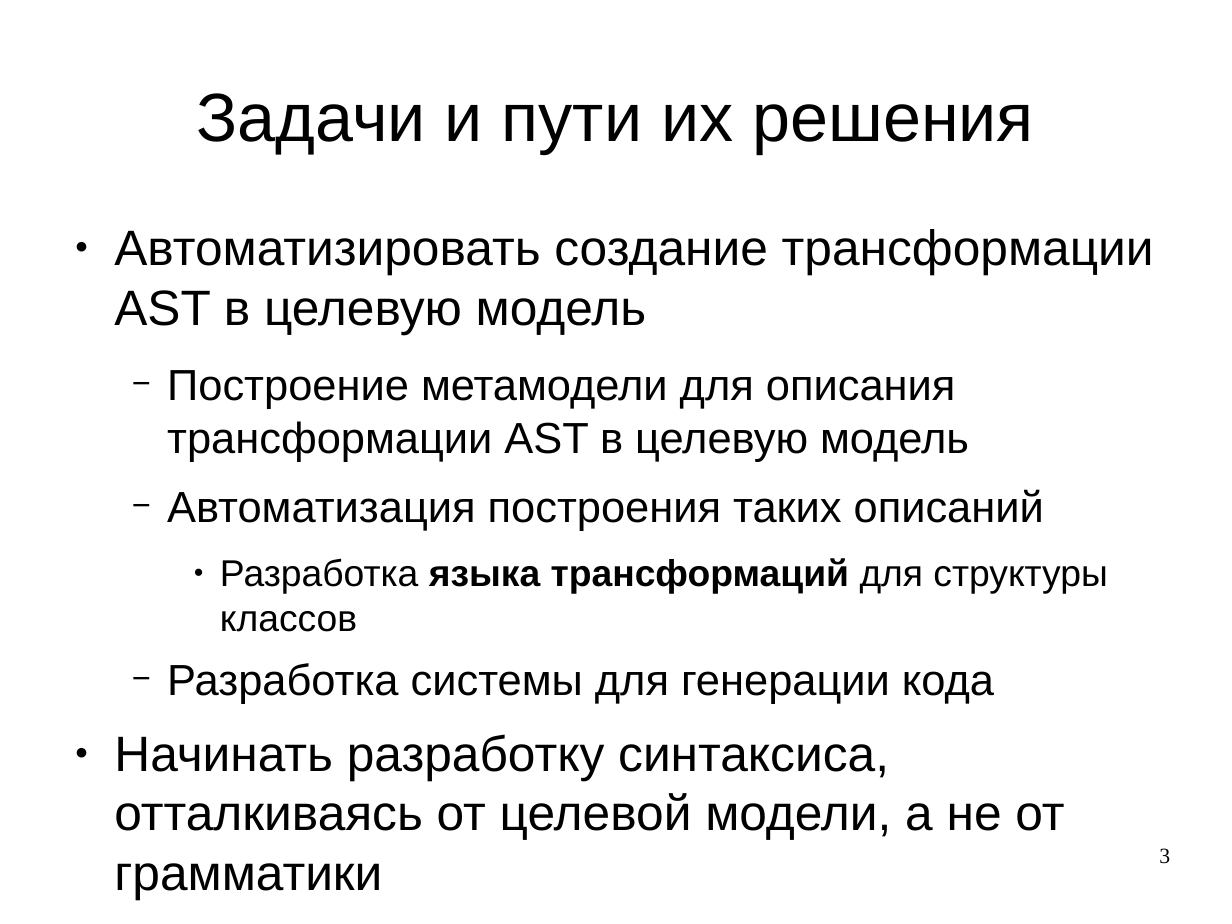
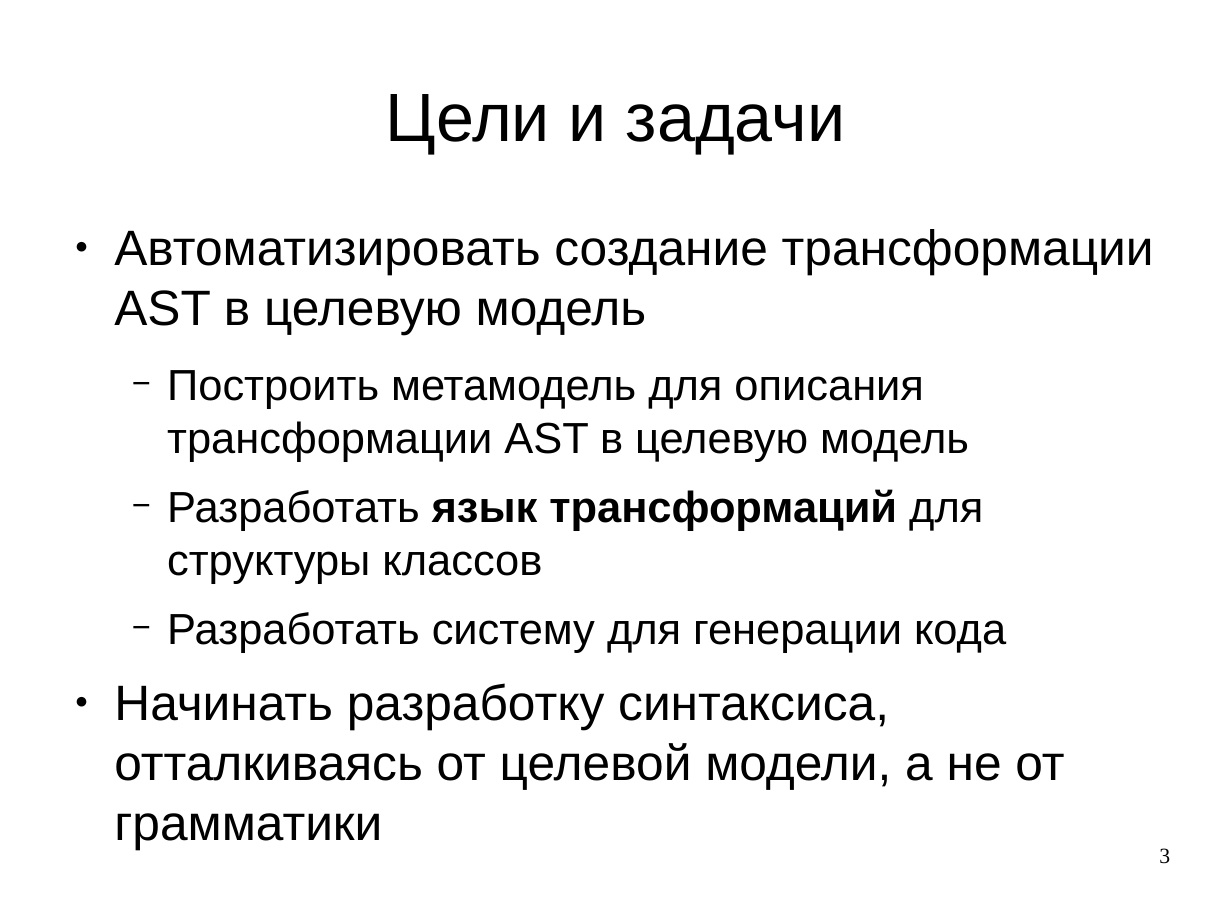
Before and after one commit to abreslav-from-google-code/abreslav, a slide deck: slide 3 of astrans/thesis.rus/Презентация.odp. Drawn at 1232x924 pixels with LibreOffice and Linux fonts; fonts in the diff are those of the drawing. Boxes give left, top, right and bottom in pixels: in the first picture for what was removed or moved away, otherwise in the second. Text is boxed around its words. In the diff, an @@ line names an element or a change of style, - is before the commit and + after.

```diff
--- a/astrans/thesis.rus/Презентация.odp
+++ b/astrans/thesis.rus/Презентация.odp
@@ title at (386, 94, 845, 153): text changed @@
-Задачи и пути их решения
+Цели и задачи
@@ text at (167, 370, 1006, 653): text changed @@
-  − Построение метамодели для описания трансформации AST в целевую модель
-  − Автоматизация построения таких описаний
-    ● Разработка языка трансформаций для структуры классов
-  − Разработка системы для генерации кода
+  − Построить метамодель для описания трансформации AST в целевую модель
+  − Разработать язык трансформаций для структуры классов
+  − Разработать систему для генерации кода
```
Also in this commit, not shown: 6 other slides changed, 10 slides added, 3 slides removed.
